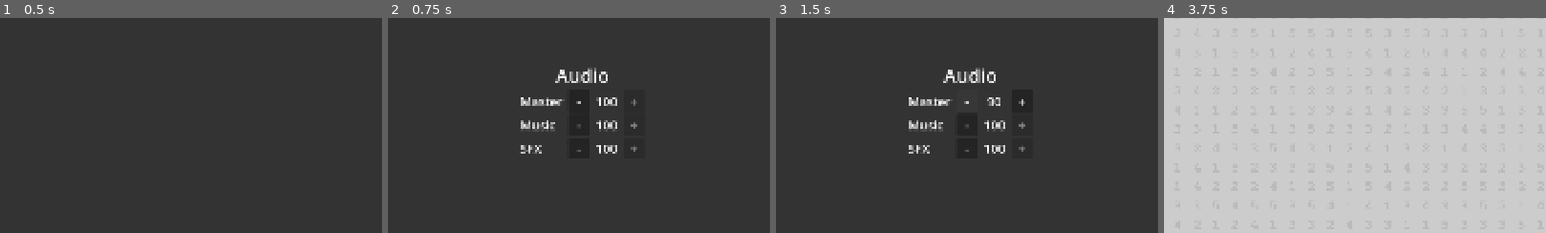
Above: before the commit, frames 1-4 (left to right).
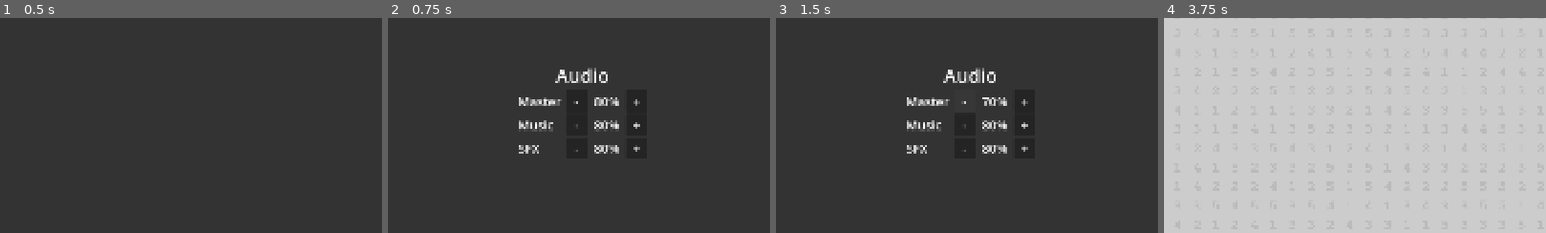
Above: after the commit, the same moments.

Repository: njamster/gmtk_jam_2026
Game: Godot game, scene res://main_menu.tscn
Same seed, same stepped clock (60 frames per second), same inputs: the game is played once before the commit and once after it.
Inputs:
- Up to frame 1 (0.5 s): no input
- Up to frame 2 (0.75 s): click "Settings" at 0.5 s
- Up to frame 3 (1.5 s): click "-" at 1.25 s
- Up to frame 4 (3.75 s): click "+" at 2 s; click "Back" at 2.75 s; click "Singleplayer" at 3.5 s
The pictures show only the part of the screen within x 24-74%, y 28-78%; the shares and areas given below are measured in that part.

Frame 1 is identical in both runs. In frame 2, 1.7% of the frame differs, in the area x 34-66%, y 36-64%; in frame 3, 1.7%; in frame 4, nothing differs.

Commit message:
Set default bus volume to 80% (instead of 100)

Diff:
--- a/autoloads/global.gd
+++ b/autoloads/global.gd
@@ -1,4 +1,8 @@
 extends Node
+
+const SETTINGS_PATH := "user://settings.cfg"
+
+const DEFAULT_BUS_VOLUME := 80  # percent
 
 enum GameState {
 	MAIN_MENU,
@@ -59,16 +63,18 @@
 
 func _load_settings() -> void:
 	var settings_file = ConfigFile.new()
-	var error := settings_file.load("user://settings.cfg")
+	var error := settings_file.load(SETTINGS_PATH)
 
 	if error:
+		for i in AudioServer.bus_count:
+			AudioServer.set_bus_volume_linear(i, DEFAULT_BUS_VOLUME / 100.0)
 		return  # early
 
 	for i in AudioServer.bus_count:
 		AudioServer.set_bus_volume_linear(
 			i,
 			clampf(
-				settings_file.get_value("Audio", AudioServer.get_bus_name(i), 1.0),
+				settings_file.get_value("Audio", AudioServer.get_bus_name(i), DEFAULT_BUS_VOLUME / 100.0),
 				0.0,
 				1.0
 			)
--- a/settings/audio_setting.gd
+++ b/settings/audio_setting.gd
@@ -8,7 +8,7 @@
 var volume: float:
 	set(value):
 		volume = value
-		$Value.text = str(roundi(value * 100))
+		$Value.text = str(roundi(value * 100)) + "%"
 
 
 func _ready() -> void:
--- a/settings/audio_setting.tscn
+++ b/settings/audio_setting.tscn
@@ -21,7 +21,7 @@
 text = "-"
 
 [node name="Value" type="Label" parent="." unique_id=1712739424]
-custom_minimum_size = Vector2(60, 0)
+custom_minimum_size = Vector2(70, 0)
 layout_mode = 2
 theme_override_font_sizes/font_size = 32
 horizontal_alignment = 1
--- a/settings/settings.gd
+++ b/settings/settings.gd
@@ -21,4 +21,4 @@
 	var settings_file = ConfigFile.new()
 	for setting in %AudioSettings.get_children():
 		settings_file.set_value("Audio", setting.bus_name, setting.volume)
-	settings_file.save("user://settings.cfg")
+	settings_file.save(Global.SETTINGS_PATH)
